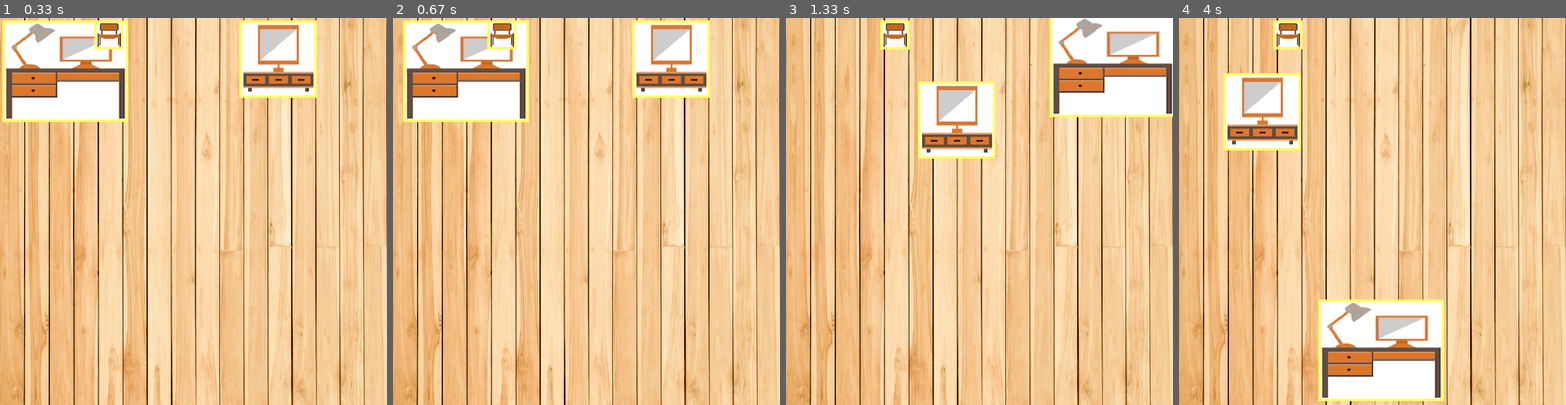
Above: before the commit, frames 1-4 (left to right).
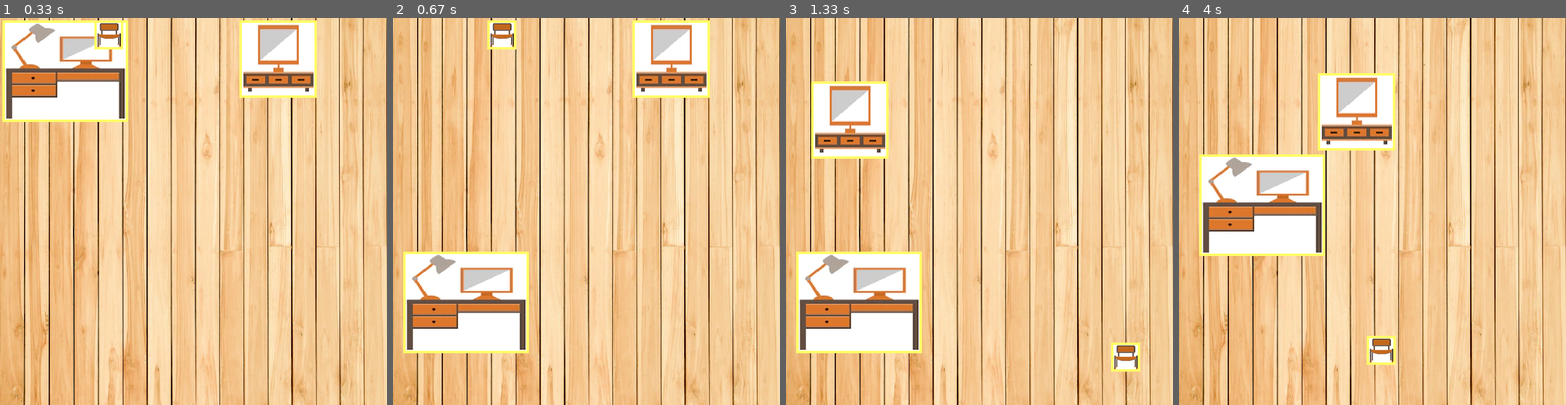
Above: after the commit, the same moments.

Repository: VoBaNguyen/pygame_house_design
Game: pygame game, started from house_design.py
Two runs of this game, one before a commit and one after it. Both use one fixed random seed, a clock stepped at 60 frames per second and the inputs below.
Inputs (mouse positions are in pixels of both pictures, inside the frame that each line leads up to):
- Up to frame 1 (0.33 s): no input
- Up to frame 2 (0.67 s): press the mouse at (458, 72) at 0.37 s; move the mouse to (462, 188) at 0.47 s; release the mouse at (466, 304) at 0.6 s
- Up to frame 3 (1.33 s): press the mouse at (1064, 60) at 0.7 s; move the mouse to (956, 87) at 0.8 s; release the mouse at (847, 118) at 0.93 s; press the mouse at (894, 33) at 1.03 s; move the mouse to (1010, 196) at 1.13 s; release the mouse at (1126, 358) at 1.27 s
- Up to frame 4 (4 s): press the mouse at (1252, 304) at 1.37 s; move the mouse to (1271, 319) at 1.47 s; release the mouse at (1287, 335) at 1.6 s; press the mouse at (1252, 304) at 1.7 s; move the mouse to (1283, 184) at 1.8 s; release the mouse at (1318, 68) at 1.93 s; press the mouse at (1519, 358) at 2.03 s; move the mouse to (1515, 211) at 2.13 s; release the mouse at (1515, 64) at 2.27 s; press the mouse at (1283, 184) at 2.37 s; move the mouse to (1318, 126) at 2.47 s; release the mouse at (1357, 68) at 2.6 s; press the mouse at (1240, 118) at 2.7 s; move the mouse to (1357, 110) at 2.8 s; release the mouse at (1469, 103) at 2.93 s; press the mouse at (1515, 64) at 3.03 s; move the mouse to (1457, 126) at 3.13 s; release the mouse at (1403, 188) at 3.27 s; press the mouse at (1357, 110) at 3.37 s; move the mouse to (1310, 157) at 3.47 s; release the mouse at (1264, 203) at 3.6 s; press the mouse at (1403, 188) at 3.7 s; move the mouse to (1391, 269) at 3.8 s; release the mouse at (1380, 350) at 3.93 s

Frame 1 is identical in both runs. In frame 2, 16% of the frame differs, in the area x 2-36%, y 0-87%; in frame 3, 26%, in the area x 2-100%, y 0-92%; in frame 4, 25%.

Commit message:
save moving code

Diff:
--- a/house_design.py
+++ b/house_design.py
@@ -13,6 +13,7 @@
         self.clock = pygame.time.Clock()
         self.window = pygame.display.set_mode((WIN_WIDTH, WIN_HEIGHT))
         self.window_rect = self.window.get_rect()
+        self.prev_pos = pygame.mouse.get_pos()
         pygame.display.set_caption('House Design')
 
         self.furnitures = [
@@ -127,11 +128,12 @@
                         overlap_furn = None
                         for furn in [x for x in self.furnitures if id(x) != id(self.selected)]:
                             if self.selected.enclosure.colliderect(furn.enclosure):
-                                print("Enclosure overlap")
-                                print(
-                                    f"{self.selected.enclosure} - {furn.enclosure}")
                                 overlap_furn = furn
                                 break
+
+                        # Get motion vector:
+                        moving_direction = utils.vector(
+                            self.prev_pos, pygame.mouse.get_pos())
 
                         vT = utils.vector(
                             self.selected.rect.center, pygame.mouse.get_pos())
@@ -139,13 +141,32 @@
                             # Determine relative position
                             rel_pos = utils.relative_pos(
                                 self.selected.rect, overlap_furn.rect)
-                            if rel_pos in ["left", "right"]:
-                                self.selected.rect.move_ip(0, vT[1])
-                            elif rel_pos in ["top", "bottom"]:
-                                self.selected.rect.move_ip(vT[0], 0)
+
+                            print(
+                                f"{moving_direction} - {overlap_furn} - {rel_pos}")
+                            is_move = False
+                            if rel_pos == "left" and utils.sign(moving_direction[0]) != 1:
+                                is_move = True
+
+                            elif rel_pos == "right" and utils.sign(moving_direction[0]) != -1:
+                                is_move = True
+
+                            elif rel_pos == "top" and utils.sign(moving_direction[1]) != 1:
+                                is_move = True
+
+                            elif rel_pos == "bottom" and utils.sign(moving_direction[1]) != -1:
+                                is_move = True
+
+                            if is_move:
+                                self.selected.rect.move_ip(vT[0], vT[1])
+
                         else:
                             self.selected.rect.move_ip(vT[0], vT[1])
+
                         self.selected.rect.clamp_ip(self.window_rect)
+
+                        # Save previous mouse position
+                        self.prev_pos = pygame.mouse.get_pos()
 
             self.draw()
 
